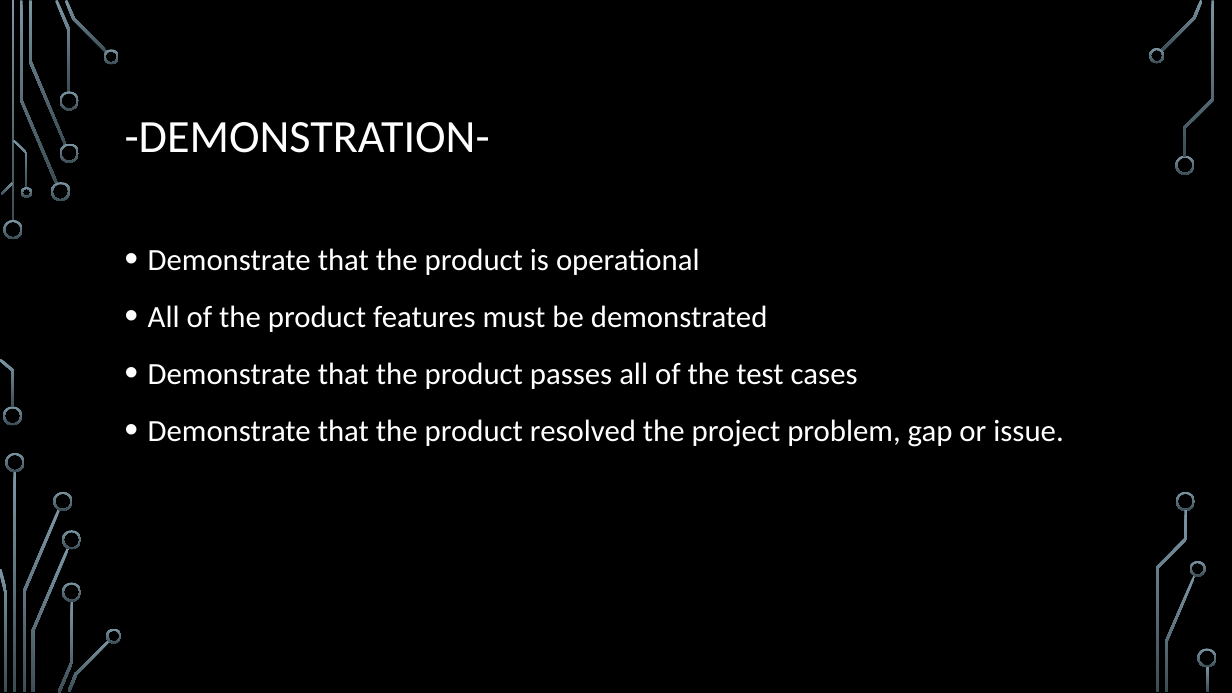
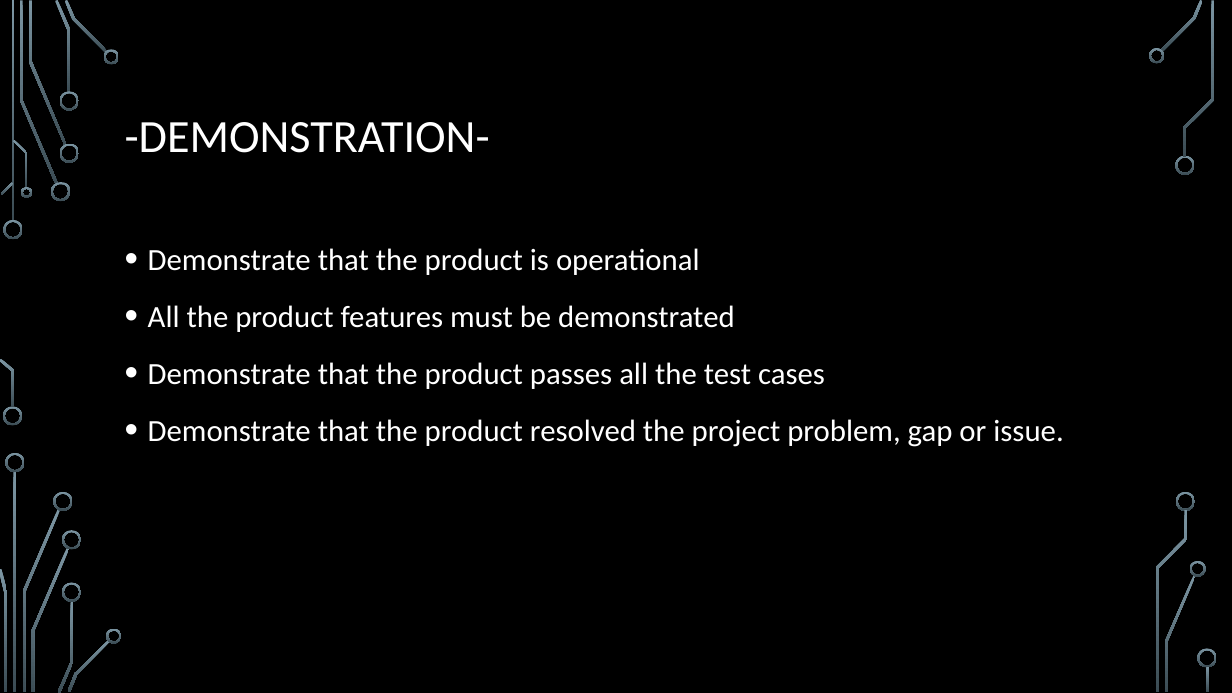
Before and after one commit to SamuelMuvdi01/waste_drop, a slide deck: slide 4 of WasteDrop_Presentation_Slides.pptx. Drawn at 1232x693 pixels with LibreOffice and Linux fonts; fonts in the diff are those of the drawing; background and template pictures are left out. Boxes give left, top, right and bottom in pixels: in the first picture for what was removed or moved away, otherwise in the second. Text is boxed around its words. In the diff, an @@ line names an element or a change of style, - is before the commit and + after.

Commit message:
grammar

```diff
--- a/WasteDrop_Presentation_Slides.pptx
+++ b/WasteDrop_Presentation_Slides.pptx
@@ text at bbox=[148, 305, 825, 389]: text changed @@
-• All of the product features must be demonstrated
-• Demonstrate that the product passes all of the test cases
+• All the product features must be demonstrated
+• Demonstrate that the product passes all the test cases
```
